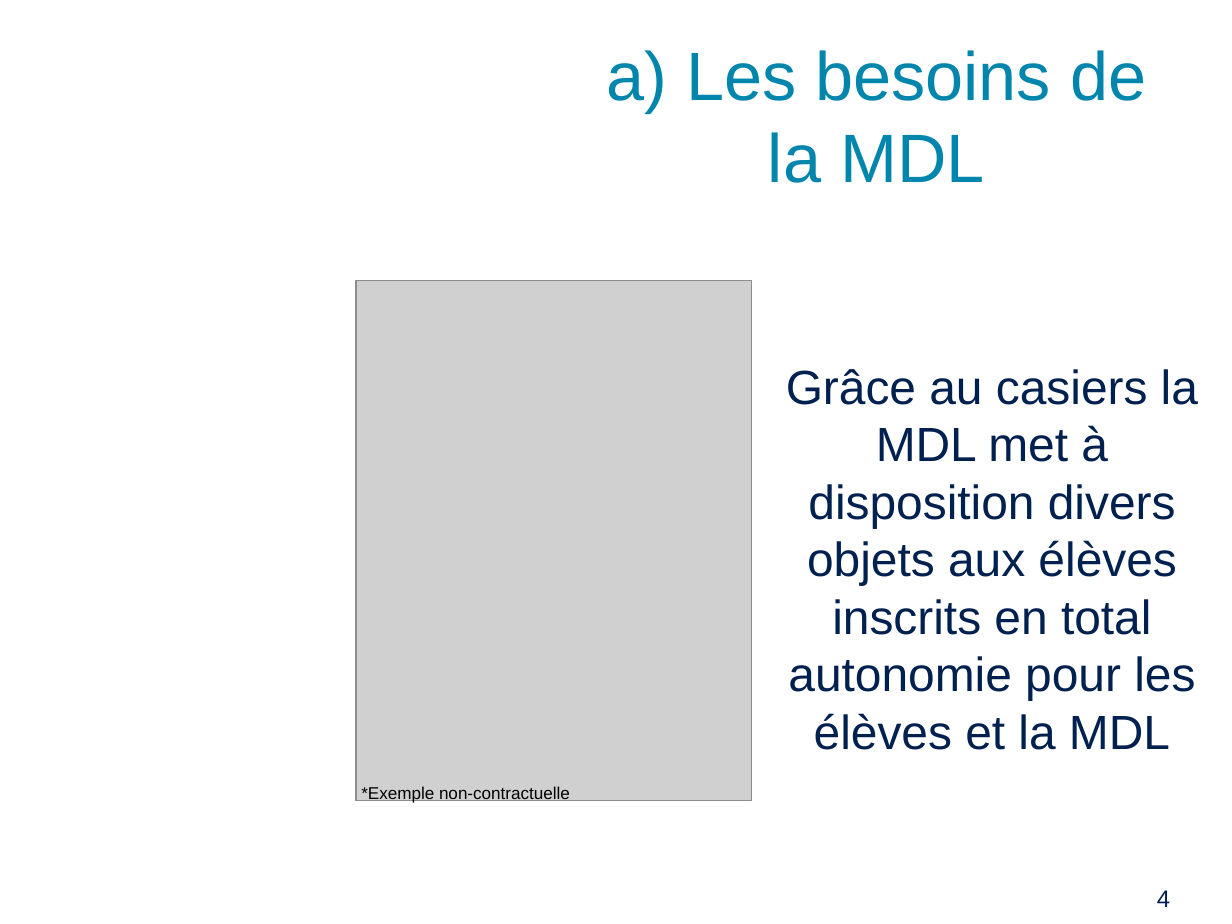
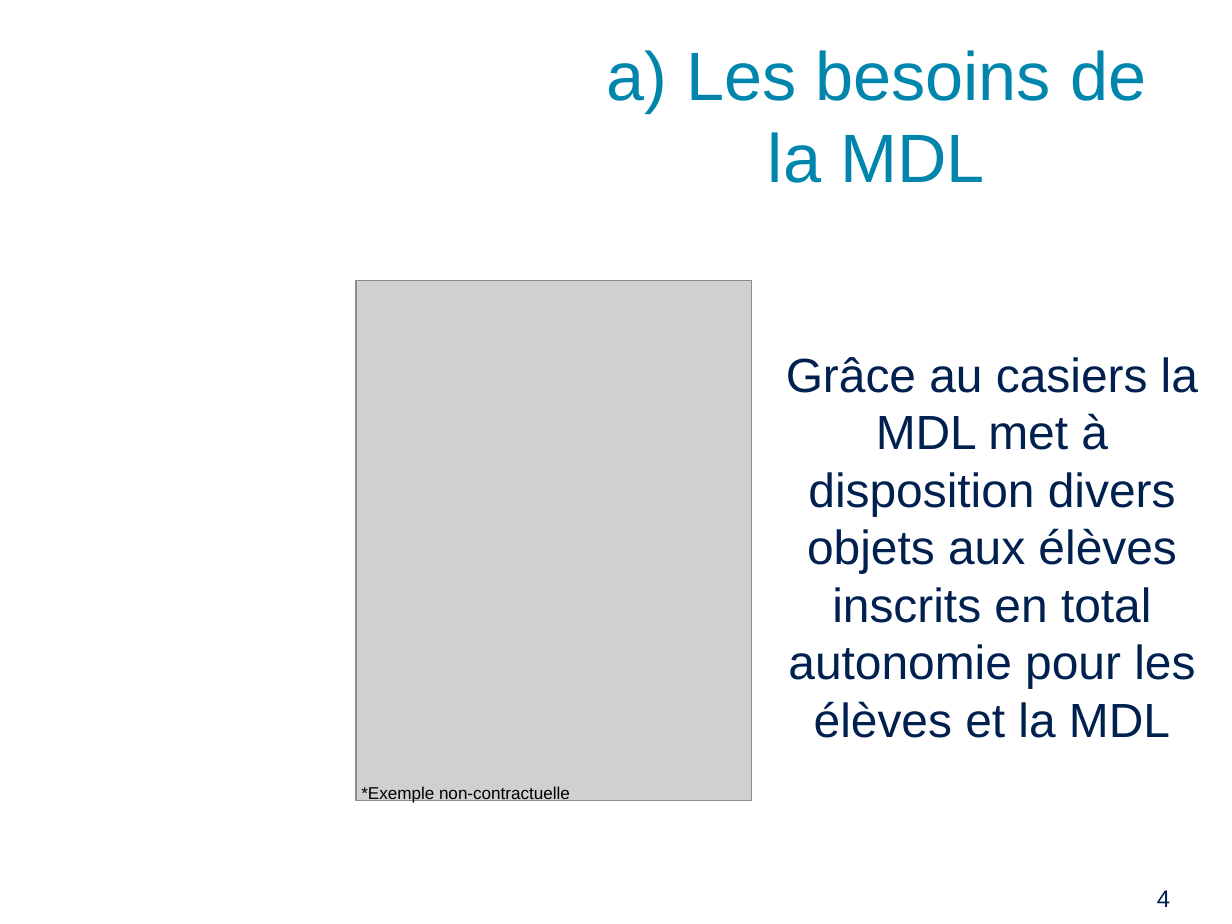
Before and after one commit to PinaudLucas/Projet, a slide deck: slide 4 of Lucas/Revue_1.odp. Drawn at 1232x924 pixels with LibreOffice and Linux fonts; fonts in the diff are those of the drawing; grey boxes stand for pictures; background and template pictures are left out. Boxes give left, top, right and bottom in pixels: in the first picture for what was removed or moved away, otherwise in the second. Text is boxed around its words. In the diff, an @@ line names an element or a change of style, - is before the commit and + after.

```diff
--- a/Lucas/Revue_1.odp
+++ b/Lucas/Revue_1.odp
@@ text "Grâce au casiers la MDL ...": place and size @@
-text "Grâce au casiers la MDL ..." at box(786, 369, 1198, 750)
+text "Grâce au casiers la MDL ..." at box(786, 357, 1198, 738)
```
Also in this commit, not shown: 4 other slides changed, 2 other files.
